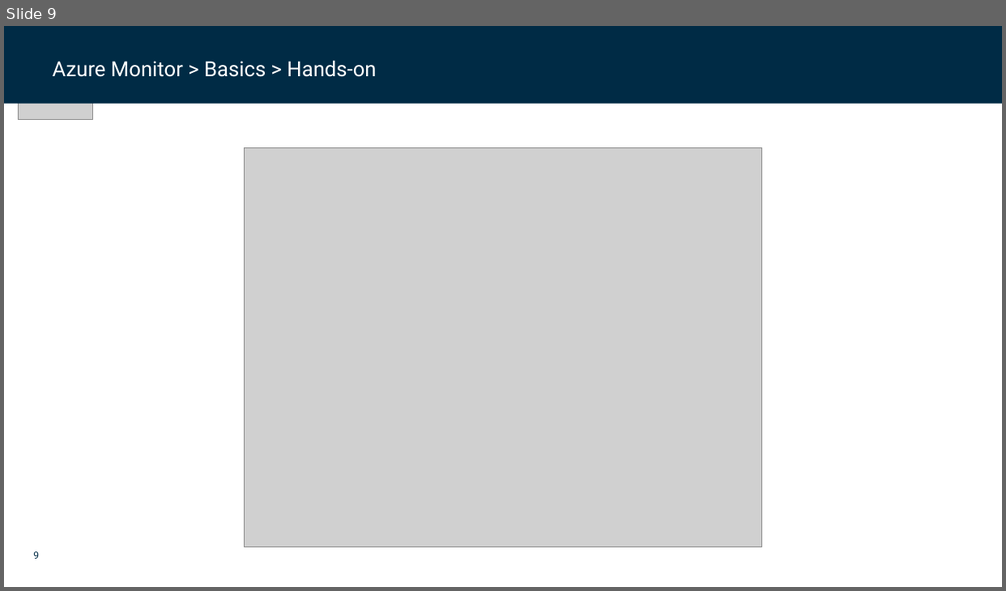
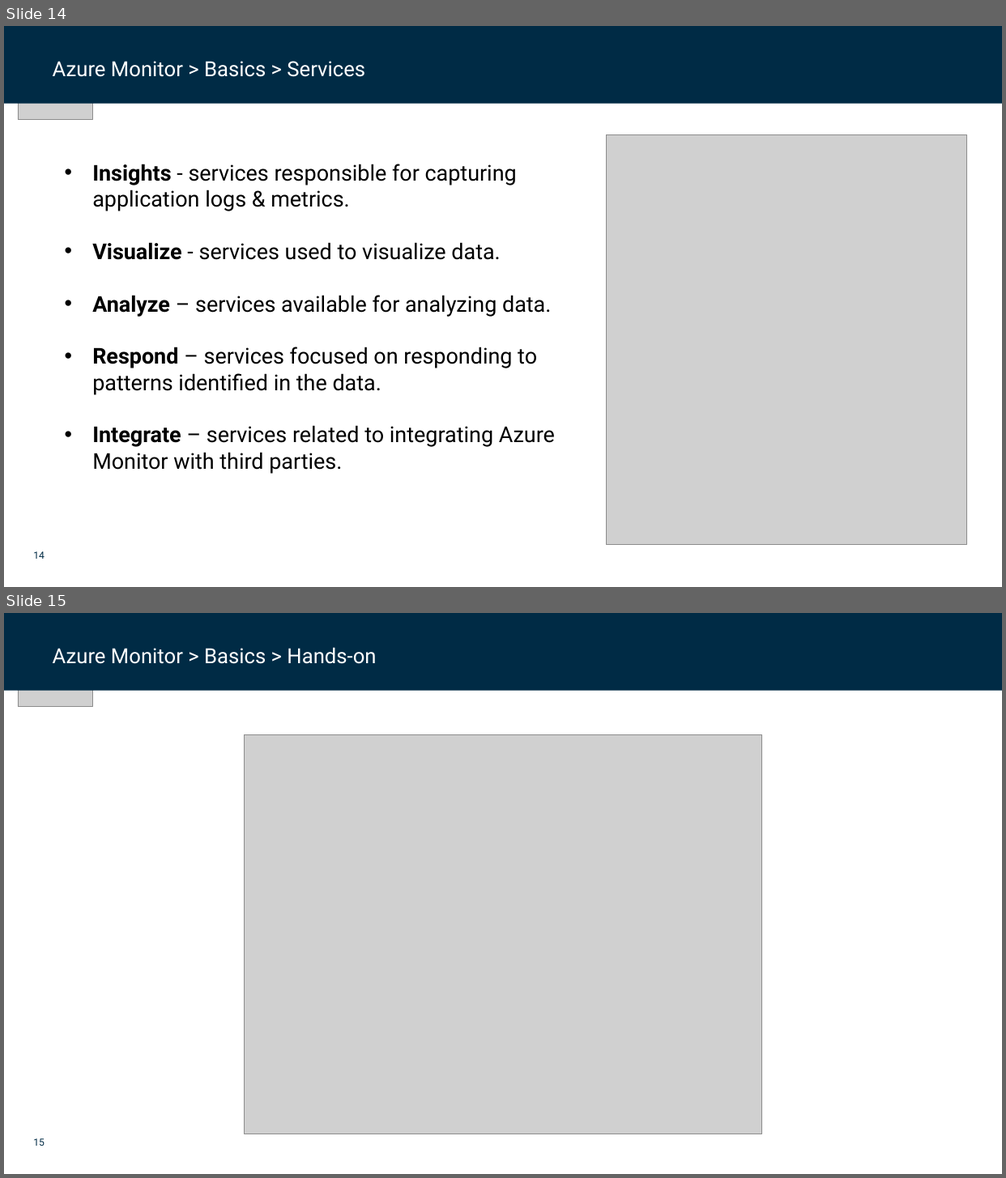
Before and after one commit to dfds/dojo, a slide deck: workshops/azure-monitoring-deep-dive/azure-monitoring-deep-dive.pptx. Shown one above the other, each under a label of ours: slide 9 before the commit, slides 14 and 15 after it. The pictures are 1006x591 and 1006x1178 pixels, drawn with LibreOffice and Linux fonts; fonts in the diff are those of the drawing; grey boxes stand for pictures; background and template pictures are left out. Boxes give left, top, right and bottom in pixels: in the first picture for what was removed or moved away, otherwise in the second. Text is boxed around its words. In the diff, an @@ line names an element or a change of style, - is before the commit and + after.

Commit message:
Azure Monitor v. 0.2

```diff
--- a/workshops/azure-monitoring-deep-dive/azure-monitoring-deep-dive.pptx
+++ b/workshops/azure-monitoring-deep-dive/azure-monitoring-deep-dive.pptx
@@ slide 14 added at <box>4,26,1002,587</box>, background #FFFFFF; not listed: 1 template element that a slide beside it also shows @@
@@ rectangle added at <box>4,26,1002,104</box>, fill #002B45 @@
@@ picture added at <box>19,26,93,120</box> @@
@@ text added at <box>53,61,365,77</box>, 20 pt, text #FFFFFF @@
+Azure Monitor > Basics > Services
@@ rectangle added at <box>902,50,977,73</box>, fill #002B45 @@
@@ picture added at <box>607,135,967,544</box> @@
@@ text added at <box>92,164,555,474</box>, 21 pt, text #000000 @@
+• Insights - services responsible for capturing application logs & metrics.
+• Visualize - services used to visualize data.
+• Analyze – services available for analyzing data.
+• Respond – services focused on responding to patterns identified in the data.
+• Integrate – services related to integrating Azure Monitor with third parties.
@@ what was slide 9 is now slide 15 @@
@@ page number at <box>33,1139,44,1146</box>: text changed @@
-9
+15
```
Also in this commit, not shown: 3 slides changed, 10 other slides added, 1 slide removed, 1 other file.
